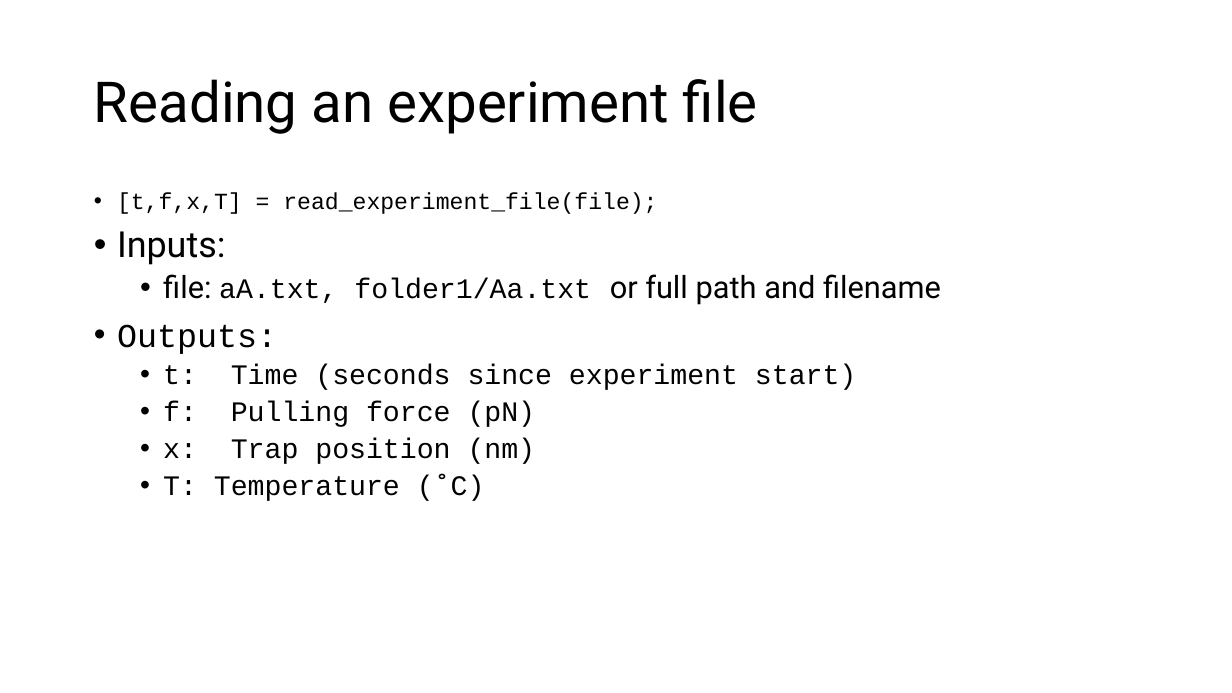
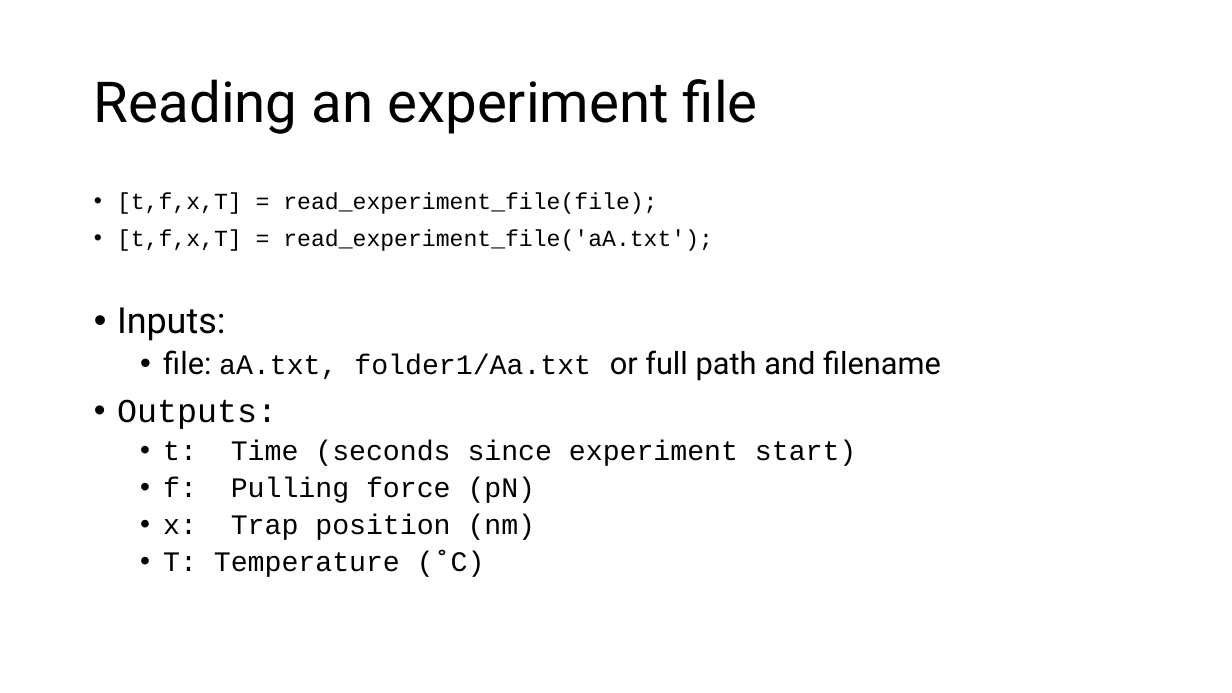
Before and after one commit to are-mj/OpticalTweezers, a slide deck: slide 6 of Summer school 2024/Exercises.pptx (slide 7 before the commit). Drawn at 1232x693 pixels with LibreOffice and Linux fonts; fonts in the diff are those of the drawing. Boxes give left, top, right and bottom in pixels: in the first picture for what was removed or moved away, otherwise in the second. Text is boxed around its words. In the diff, an @@ line names an element or a change of style, - is before the commit and + after.

```diff
--- a/Summer school 2024/Exercises.pptx
+++ b/Summer school 2024/Exercises.pptx
@@ text at (x1=117, y1=230, x2=713, y2=251): paragraph added @@
+• [t,f,x,T] = read_experiment_file('aA.txt');
```
Also in this commit, not shown: 9 other slides changed, 2 slides added.
